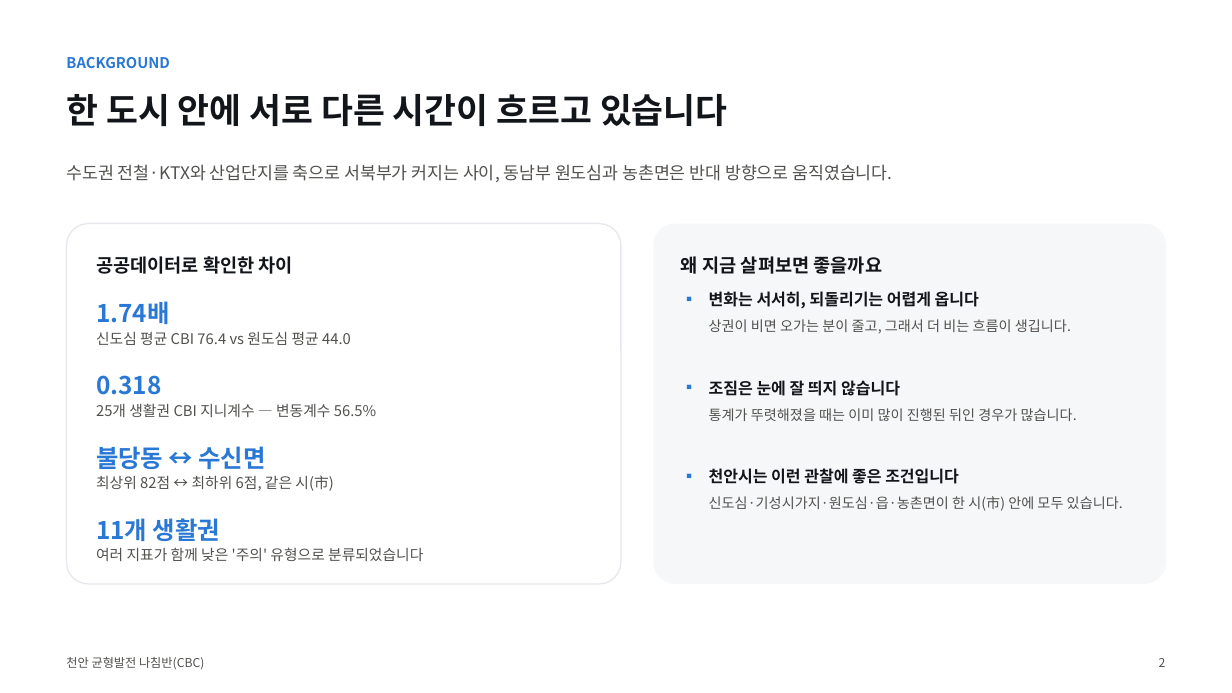
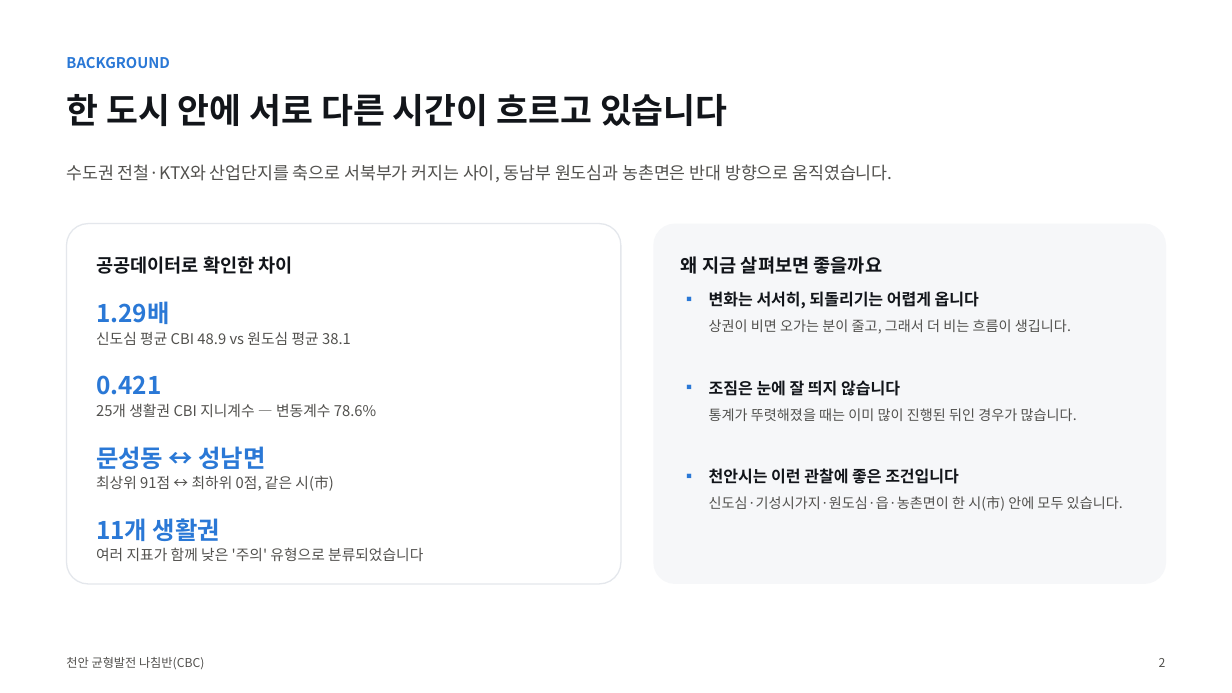
Before and after one commit to BioCode67/2026-AI-, a slide deck: slide 3 of deliverables/기획서_천안균형발전나침반_CBC.pptx. Drawn at 1232x693 pixels with LibreOffice and Linux fonts; fonts in the diff are those of the drawing. Boxes give left, top, right and bottom in pixels: in the first picture for what was removed or moved away, otherwise in the second. Text is boxed around its words. In the diff, an @@ line names an element or a change of style, - is before the commit and + after.

```diff
--- a/deliverables/기획서_천안균형발전나침반_CBC.pptx
+++ b/deliverables/기획서_천안균형발전나침반_CBC.pptx
@@ text at box(96, 301, 169, 324): text changed @@
-1.74배
+1.29배
@@ text at box(96, 332, 351, 345): text changed @@
-신도심 평균 CBI 76.4 vs 원도심 평균 44.0
+신도심 평균 CBI 48.9 vs 원도심 평균 38.1
@@ text at box(96, 375, 161, 395): text changed @@
-0.318
+0.421
@@ text at box(96, 403, 376, 417): text changed @@
-25개 생활권 CBI 지니계수 — 변동계수 56.5%
+25개 생활권 CBI 지니계수 — 변동계수 78.6%
@@ text at box(96, 446, 266, 469): text changed @@
-불당동 ↔ 수신면
+문성동 ↔ 성남면
@@ text at box(96, 475, 333, 491): text changed @@
-최상위 82점 ↔ 최하위 6점, 같은 시(市)
+최상위 91점 ↔ 최하위 0점, 같은 시(市)
```
Also in this commit, not shown: 15 other slides changed, 1 slide added, 2 slides removed, 24 other files.
